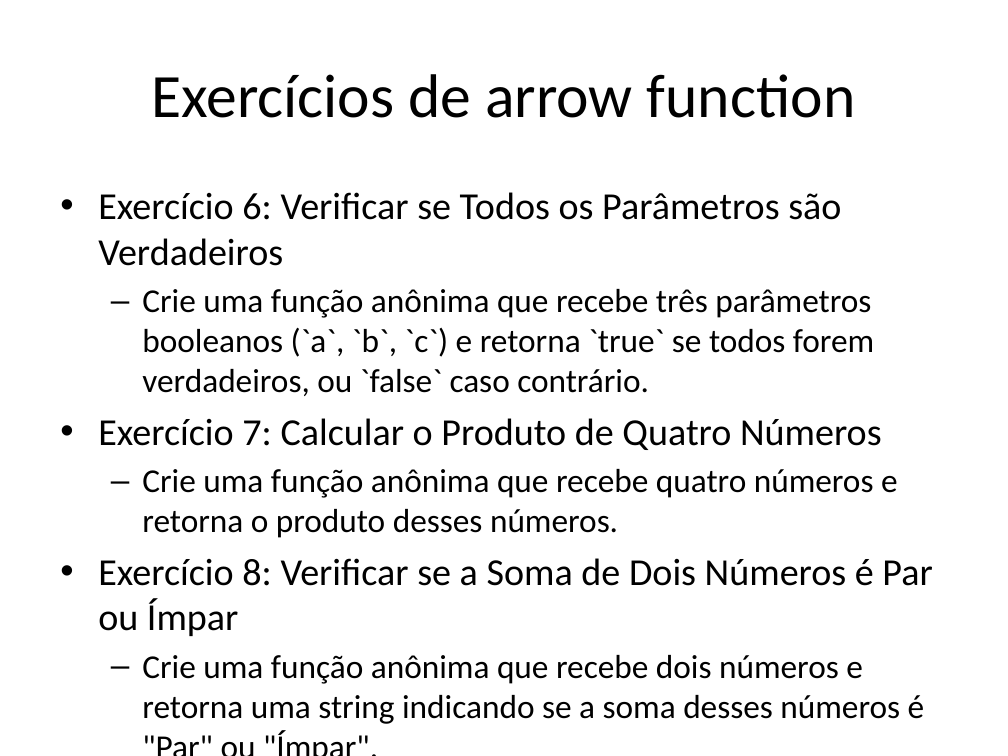
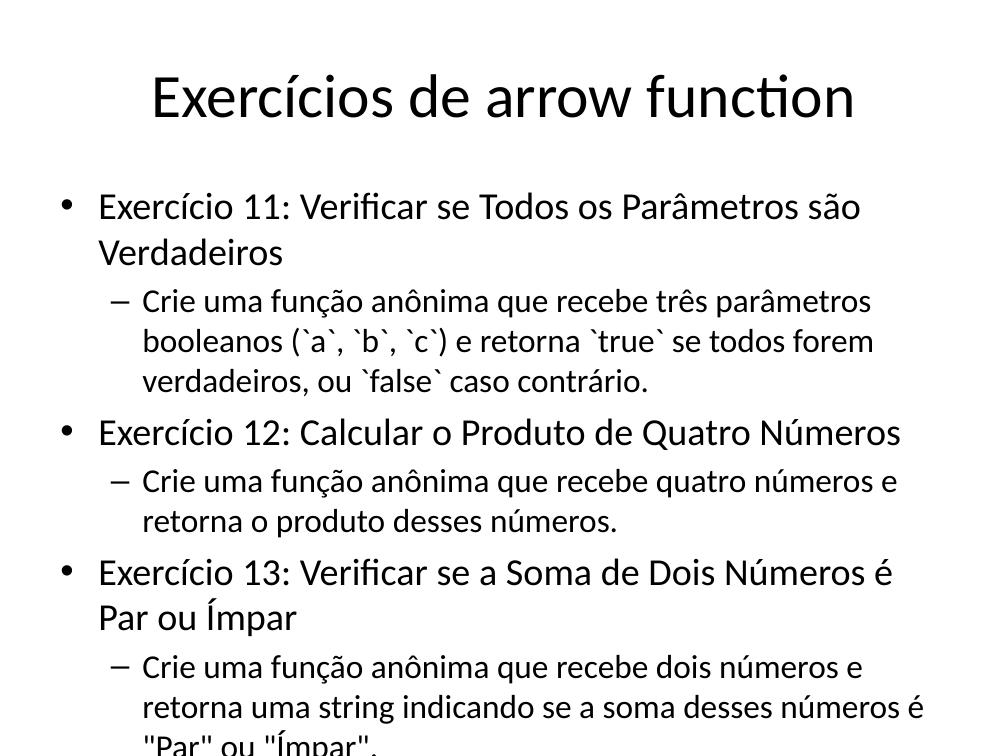
Before and after one commit to dfpires/progcomp2-2024a, a slide deck: slide 13 of ES5e6.pptx. Drawn at 1008x756 pixels with LibreOffice and Linux fonts; fonts in the diff are those of the drawing. Boxes give left, top, right and bottom in pixels: in the first picture for what was removed or moved away, otherwise in the second. Text is boxed around its words. In the diff, an @@ line names an element or a change of style, - is before the commit and + after.

```diff
--- a/ES5e6.pptx
+++ b/ES5e6.pptx
@@ text at (98, 192, 861, 266): text changed @@
-• Exercício 6: Verificar se Todos os Parâmetros são Verdadeiros
+• Exercício 11: Verificar se Todos os Parâmetros são Verdadeiros
@@ text at (98, 418, 901, 450): text changed @@
-• Exercício 7: Calcular o Produto de Quatro Números
+• Exercício 12: Calcular o Produto de Quatro Números
@@ text at (98, 558, 893, 636): text changed @@
-• Exercício 8: Verificar se a Soma de Dois Números é Par ou Ímpar
+• Exercício 13: Verificar se a Soma de Dois Números é Par ou Ímpar
```
Also in this commit, not shown: 2 other slides changed.
